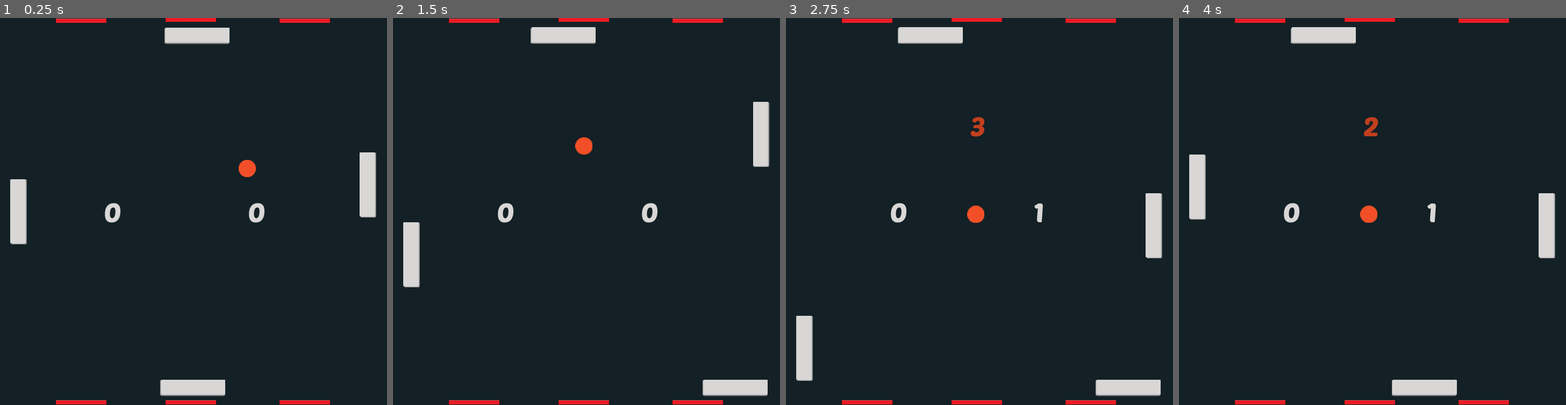
Above: before the commit, frames 1-4 (left to right).
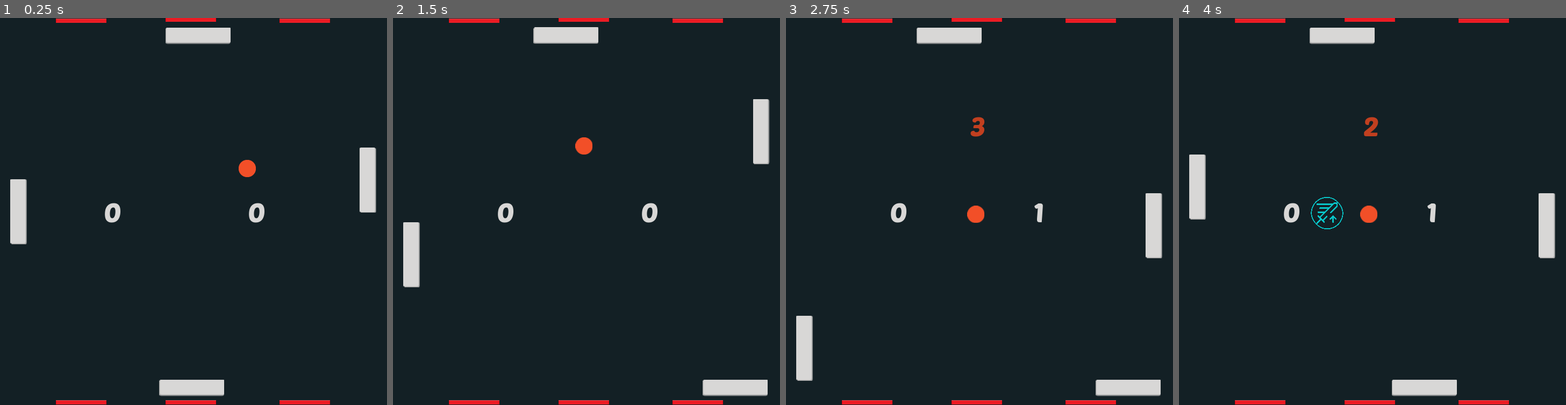
Above: after the commit, the same moments.

Repository: liamb09/Algebra-2-Final-Project-Games
Game: Godot game, scene res://Level.tscn
The game is run twice, just before and just after one commit, with the same random seed, the same clock (stepped at 60 frames per second) and the same inputs.
Inputs:
- Up to frame 1 (0.25 s): no input
- Up to frame 2 (1.5 s): hold Right (ui_right) 0.53-1.28 s; hold Down (ui_down) from 1.28 s (still down)
- Up to frame 3 (2.75 s): release Down (ui_down) at 2.03 s; hold Right (ui_right) from 2.03 s (still down)
- Up to frame 4 (4 s): release Right (ui_right) at 2.78 s; hold Up (ui_up) 2.78-3.53 s; hold Left (ui_left) from 3.53 s (still down)

The runs differ from the first frame. In frame 1, 0.2% of the frame differs, in the area x 41-98%, y 2-98%; in frame 2, 0.1%; in frame 3, 0.5%; in frame 4, 0.6%, in the area x 28-51%, y 2-55%.

Commit message:
with Powerups

Diff:
--- a/Game 2/Ball.gd
+++ b/Game 2/Ball.gd
@@ -1,7 +1,9 @@
 extends KinematicBody2D
+class_name Ball
 
 var speed = 400
 var velocity = Vector2.ZERO
+var last_touched
 
 func _ready():
 	randomize()
@@ -14,8 +16,48 @@
 		velocity = velocity.bounce(collision_object.normal)
 		#$CollisionSound.play()
 
+		if (collision_object.normal.x) == 1:
+			last_touched = 1
+		if (collision_object.normal.x) == -1:
+			last_touched = 2
+		if (collision_object.normal.y) == 1:
+			last_touched = 3
+		if (collision_object.normal.y) == -1:
+			last_touched = 4
+
+
 func stop_ball():
 	speed = 0
 
 func restart_ball():
 	speed = 400
+
+func paddle_hit():
+	if (last_touched == 1):
+		get_tree().call_group('OppGroup','powerupChangeSpeed')
+	if (last_touched == 2):
+		get_tree().call_group('PlayerGroup','powerupChangeSpeed')
+	if (last_touched == 4):
+		get_tree().call_group('Opp2Group','powerupChangeSpeed')
+	if (last_touched == 3):
+		get_tree().call_group('Player2Group','powerupChangeSpeed')
+
+func paddle_hit_one():
+	if (last_touched == 2):
+		get_tree().call_group('OppGroup','powerupIncreaseSpeed')
+	if (last_touched == 1):
+		get_tree().call_group('PlayerGroup','powerupIncreaseSpeed')
+	if (last_touched == 3):
+		get_tree().call_group('Opp2Group','powerupIncreaseSpeed')
+	if (last_touched == 4):
+		get_tree().call_group('Player2Group','powerupIncreaseSpeed')
+
+func paddle_hit_two():
+	if (last_touched == 1):
+		get_tree().call_group('OppGroup','freezePow')
+	if (last_touched == 2):
+		get_tree().call_group('PlayerGroup','freezePow')
+	if (last_touched == 4):
+		get_tree().call_group('Opp2Group','freezePow')
+	if (last_touched == 3):
+		get_tree().call_group('Player2Group','freezePow')
--- a/Game 2/Level.gd
+++ b/Game 2/Level.gd
@@ -2,6 +2,14 @@
 
 var PlayerScore = 0
 var OpponentScore = 0
+var preloadedPowerups = [
+	preload("res://powerup.tscn"),
+	preload("res://PowerUps/OpponentSpeedPow.tscn"),
+	preload("res://PowerUps/IncreaseSpeedPow.tscn"),
+	preload("res://PowerUps/FreezePowerup.tscn")
+]
+
+var timer = 0
 
 func _ready():
 	$CountdownLabel.visible = false
@@ -9,6 +17,7 @@
 	$Opponent.position.x = 720 - 35
 	$Player2.position.y = 720-50
 	$Opponent2.position.y = 15
+	$Opponent2.position.x = 420
 
 func _on_Left_body_entered(body):
 	$Ball.position = Vector2(360,360)
@@ -18,6 +27,9 @@
 	$CountdownLabel.visible = true
 	$Player.position.x = 35
 	$Opponent.position.x = 720 - 35
+	$Player2.position.y = 720-50
+	$Opponent2.position.y = 15
+	$Opponent2.position = Vector2(420+40,15)
 	#$ScoreSound.play()
 
 func _on_Right_body_entered(body):
@@ -28,6 +40,9 @@
 	$CountdownLabel.visible = true
 	$Player.position.x = 35
 	$Opponent.position.x = 720 - 35
+	$Player2.position.y = 720-50
+	$Opponent2.position.y = 15
+	$Opponent2.position = Vector2(420+40,15)
 	#$ScoreSound.play()
 
 func _on_Up_body_entered(body):
@@ -38,6 +53,9 @@
 	$CountdownLabel.visible = true
 	$Player.position.x = 35
 	$Opponent.position.x = 720 - 35
+	$Player2.position.y = 720-50
+	$Opponent2.position.y = 15
+	$Opponent2.position = Vector2(420+40,15)
 	#$ScoreSound.play()
 
 
@@ -49,13 +67,34 @@
 	$CountdownLabel.visible = true
 	$Player.position.x = 35
 	$Opponent.position.x = 720 - 35
+	$Player2.position.y = 720-50
+	$Opponent2.position.y = 15
+	$Opponent2.position = Vector2(420+40,15)
 	#$ScoreSound.play()
 
 func _process(delta):
 	$PlayerScore.text = str(PlayerScore)
 	$OpponentScore.text = str(OpponentScore)
 	$CountdownLabel.text = str(int($CountdownTimer.time_left) + 1)
+	timer += 1
+	if timer == 200:
+		var powerupPreload = preloadedPowerups[randi() % preloadedPowerups.size()]
+		var powerupInstance = powerupPreload.instance()
+		randomize()
+		var x_range = Vector2(50, 200)
+		var y_range = Vector2(-50, 200)
+		var random_x = randi() % int(x_range[1]- x_range[0]) + 1 + x_range[0]
+		var random_y =  randi() % int(y_range[1]-y_range[0]) + 1 + y_range[0]
+		var random_pos = Vector2(random_x, random_y)
+		powerupInstance.position = random_pos
+		add_child(powerupInstance)
+		timer = 0
+	if (PlayerScore == 2) or (OpponentScore == 2):
+		cut_scene()
 
 func _on_CountdownTimer_timeout():
 	get_tree().call_group('BallGroup','restart_ball')
 	$CountdownLabel.visible = false
+
+func cut_scene():
+	get_tree().change_scene("res://PowerUps/GameOver.tscn")
--- a/Game 2/Level.tscn
+++ b/Game 2/Level.tscn
@@ -9,6 +9,10 @@
 [ext_resource path="res://Opponent2.tscn" type="PackedScene" id=7]
 [ext_resource path="res://Player2.tscn" type="PackedScene" id=8]
 [ext_resource path="res://Assets/My project-1-2.png" type="Texture" id=9]
+[ext_resource path="res://PowerUps.tscn" type="PackedScene" id=10]
+[ext_resource path="res://PowerUps/OpponentSpeedPow.tscn" type="PackedScene" id=11]
+[ext_resource path="res://PowerUps/IncreaseSpeedPow.tscn" type="PackedScene" id=12]
+[ext_resource path="res://PowerUps/FreezePowerup.tscn" type="PackedScene" id=13]
 
 [sub_resource type="DynamicFont" id=3]
 size = 50
@@ -83,6 +87,11 @@
 custom_fonts/font = SubResource( 5 )
 text = "0"
 
+[node name="Powerup" parent="." instance=ExtResource( 10 )]
+visible = false
+position = Vector2( 373, 308 )
+scale = Vector2( 0.4, 0.4 )
+
 [node name="Player" parent="." instance=ExtResource( 1 )]
 position = Vector2( 35, 360 )
 
@@ -90,10 +99,10 @@
 position = Vector2( 685, 360 )
 
 [node name="Opponent2" parent="." instance=ExtResource( 7 )]
-position = Vector2( 400, 11 )
+position = Vector2( 420, 13 )
 
 [node name="Player2" parent="." instance=ExtResource( 8 )]
-position = Vector2( 422, 666 )
+position = Vector2( 420, 666 )
 
 [node name="Ball" parent="." instance=ExtResource( 3 )]
 position = Vector2( 360, 360 )
@@ -224,9 +233,23 @@
 [node name="CollisionShape2D" type="CollisionShape2D" parent="Plat4"]
 position = Vector2( 180.875, 5 )
 shape = SubResource( 8 )
+
+[node name="PowerupTime" type="Timer" parent="."]
+wait_time = 4.0
+
+[node name="OpponentSpeedPow" parent="." instance=ExtResource( 11 )]
+visible = false
+position = Vector2( 264, 234 )
+
+[node name="IncreaseSpeedPow" parent="." instance=ExtResource( 12 )]
+visible = false
+
+[node name="FreezePowerup" parent="." instance=ExtResource( 13 )]
+visible = false
 
 [connection signal="body_entered" from="Left" to="." method="_on_Left_body_entered"]
 [connection signal="body_entered" from="Right" to="." method="_on_Right_body_entered"]
 [connection signal="body_entered" from="Up" to="." method="_on_Up_body_entered"]
 [connection signal="body_entered" from="Down" to="." method="_on_Down_body_entered"]
 [connection signal="timeout" from="CountdownTimer" to="." method="_on_CountdownTimer_timeout"]
+[connection signal="timeout" from="PowerupTime" to="." method="_on_PowerupTime_timeout"]
--- a/Game 2/Opponent.gd
+++ b/Game 2/Opponent.gd
@@ -1,10 +1,12 @@
 extends KinematicBody2D
+class_name Opponent
 
-var speed = 600
+var speed = 700
 #Easy is 300 speed
 #Medium is 420 speed
 #Hard is 600 speed
 var ball
+var timer
 
 func _ready():
 	ball = get_parent().find_node("Ball")
@@ -19,3 +21,25 @@
 		if ball.position.y > position.y: return 1
 		else: return -1
 	else: return 0
+
+func powerupChangeSpeed():
+	speed = 200
+	$countdownTimer.start()
+
+
+func _on_countdownTimer_timeout():
+	speed = 700
+
+func powerupIncreaseSpeed():
+	speed = 900
+	$countdownTimer1.start()
+
+func _on_countdownTimer1_timeout():
+	speed = 700
+
+func freezePow():
+	speed = 0
+	$countdownTimer2.start()
+
+func _on_countdownTimer2_timeout():
+	speed = 700
--- a/Game 2/Opponent.tscn
+++ b/Game 2/Opponent.tscn
@@ -6,7 +6,7 @@
 [sub_resource type="RectangleShape2D" id=1]
 extents = Vector2( 14, 60 )
 
-[node name="Opponent" type="KinematicBody2D"]
+[node name="Opponent" type="KinematicBody2D" groups=["OppGroup"]]
 script = ExtResource( 2 )
 
 [node name="Sprite" type="Sprite" parent="."]
@@ -15,3 +15,16 @@
 [node name="CollisionShape2D" type="CollisionShape2D" parent="."]
 position = Vector2( -1, -1 )
 shape = SubResource( 1 )
+
+[node name="countdownTimer" type="Timer" parent="."]
+wait_time = 5.0
+
+[node name="countdownTimer1" type="Timer" parent="."]
+wait_time = 5.0
+
+[node name="countdownTimer2" type="Timer" parent="."]
+wait_time = 5.0
+
+[connection signal="timeout" from="countdownTimer" to="." method="_on_countdownTimer_timeout"]
+[connection signal="timeout" from="countdownTimer1" to="." method="_on_countdownTimer1_timeout"]
+[connection signal="timeout" from="countdownTimer2" to="." method="_on_countdownTimer2_timeout"]
--- a/Game 2/Opponent2.gd
+++ b/Game 2/Opponent2.gd
@@ -1,6 +1,7 @@
 extends KinematicBody2D
+class_name Opponent2
 
-var speed = 600
+var speed = 700
 #Easy is 300 speed
 #Medium is 420 speed
 #Hard is 600 speed
@@ -23,3 +24,24 @@
 		if ball.position.x > position.x: return 1
 		else: return -1
 	else: return 0
+
+func powerupChangeSpeed():
+	speed = 200
+	$countdownTimer.start()
+
+func _on_countdownTimer_timeout():
+	speed = 700
+
+func powerupIncreaseSpeed():
+	speed = 900
+	$countdownTimer1.start()
+
+func _on_countdownTimer1_timeout():
+	speed = 700
+
+func freezePow():
+	speed = 0
+	$countdownTimer2.start()
+
+func _on_countdownTimer2_timeout():
+	speed = 700
--- a/Game 2/Opponent2.tscn
+++ b/Game 2/Opponent2.tscn
@@ -6,8 +6,8 @@
 [sub_resource type="RectangleShape2D" id=1]
 extents = Vector2( 14, 60 )
 
-[node name="Opponent2" type="KinematicBody2D"]
-position = Vector2( 126, 0 )
+[node name="Opponent2" type="KinematicBody2D" groups=["Opp2Group"]]
+position = Vector2( 129, 0 )
 rotation = 1.5708
 script = ExtResource( 2 )
 __meta__ = {
@@ -21,3 +21,16 @@
 [node name="CollisionShape2D" type="CollisionShape2D" parent="."]
 position = Vector2( 17, 63 )
 shape = SubResource( 1 )
+
+[node name="countdownTimer" type="Timer" parent="."]
+wait_time = 5.0
+
+[node name="countdownTimer1" type="Timer" parent="."]
+wait_time = 5.0
+
+[node name="countdownTimer2" type="Timer" parent="."]
+wait_time = 5.0
+
+[connection signal="timeout" from="countdownTimer" to="." method="_on_countdownTimer_timeout"]
+[connection signal="timeout" from="countdownTimer1" to="." method="_on_countdownTimer1_timeout"]
+[connection signal="timeout" from="countdownTimer2" to="." method="_on_countdownTimer2_timeout"]
--- a/Game 2/Player.gd
+++ b/Game 2/Player.gd
@@ -1,4 +1,5 @@
 extends KinematicBody2D
+class_name Player
 
 var speed = 400
 
@@ -11,3 +12,24 @@
 	move_and_slide(velocity * speed)
 
 	position.y = clamp(position.y, 0+50+56, 720-50-56)
+
+func powerupChangeSpeed():
+	speed = 200
+	$countdownTimer.start()
+
+func _on_countdownTimer_timeout():
+	speed = 400
+
+func powerupIncreaseSpeed():
+	speed = 900
+	$countdownTimer1.start()
+
+func _on_countdownTimer1_timeout():
+	speed = 400
+
+func freezePow():
+	speed = 0
+	$countdownTimer2.start()
+
+func _on_countdownTimer2_timeout():
+	speed = 400
--- a/Game 2/Player.tscn
+++ b/Game 2/Player.tscn
@@ -6,7 +6,7 @@
 [sub_resource type="RectangleShape2D" id=1]
 extents = Vector2( 1.844, 9.925 )
 
-[node name="Player" type="KinematicBody2D"]
+[node name="Player" type="KinematicBody2D" groups=["PlayerGroup"]]
 position = Vector2( 23, 66 )
 script = ExtResource( 2 )
 __meta__ = {
@@ -21,3 +21,16 @@
 position = Vector2( -1.752, -1 )
 scale = Vector2( 7.6, 6 )
 shape = SubResource( 1 )
+
+[node name="countdownTimer" type="Timer" parent="."]
+wait_time = 5.0
+
+[node name="countdownTimer1" type="Timer" parent="."]
+wait_time = 5.0
+
+[node name="countdownTimer2" type="Timer" parent="."]
+wait_time = 5.0
+
+[connection signal="timeout" from="countdownTimer" to="." method="_on_countdownTimer_timeout"]
+[connection signal="timeout" from="countdownTimer1" to="." method="_on_countdownTimer1_timeout"]
+[connection signal="timeout" from="countdownTimer2" to="." method="_on_countdownTimer2_timeout"]
--- a/Game 2/Player2.gd
+++ b/Game 2/Player2.gd
@@ -1,4 +1,5 @@
 extends KinematicBody2D
+class_name Player2
 
 var speed = 400
 var screen_size = Vector2.ZERO
@@ -16,3 +17,24 @@
 
 	position += velocity * delta
 	position.x = clamp(position.x, 122+20, 720-20)
+
+func powerupChangeSpeed():
+	speed = 200
+	$countdownTimer.start()
+
+func _on_countdownTimer_timeout():
+	speed = 400
+
+func powerupIncreaseSpeed():
+	speed = 900
+	$countdownTimer1.start()
+
+func _on_countdownTimer1_timeout():
+	speed = 400
+
+func freezePow():
+	speed = 0
+	$countdownTimer2.start()
+
+func _on_countdownTimer2_timeout():
+	speed = 400
--- a/Game 2/Player2.tscn
+++ b/Game 2/Player2.tscn
@@ -6,7 +6,7 @@
 [sub_resource type="RectangleShape2D" id=1]
 extents = Vector2( 14, 59.5 )
 
-[node name="Player2" type="KinematicBody2D"]
+[node name="Player2" type="KinematicBody2D" groups=["Player2Group"]]
 position = Vector2( 126, 0 )
 rotation = 1.5708
 script = ExtResource( 2 )
@@ -21,3 +21,16 @@
 [node name="CollisionShape2D" type="CollisionShape2D" parent="."]
 position = Vector2( 17, 62.5 )
 shape = SubResource( 1 )
+
+[node name="countdownTimer" type="Timer" parent="."]
+wait_time = 5.0
+
+[node name="countdownTimer1" type="Timer" parent="."]
+wait_time = 5.0
+
+[node name="countdownTimer2" type="Timer" parent="."]
+wait_time = 5.0
+
+[connection signal="timeout" from="countdownTimer" to="." method="_on_countdownTimer_timeout"]
+[connection signal="timeout" from="countdownTimer1" to="." method="_on_countdownTimer1_timeout"]
+[connection signal="timeout" from="countdownTimer2" to="." method="_on_countdownTimer2_timeout"]
--- /dev/null
+++ b/Game 2/PlayerSpeedPow.tscn
@@ -0,0 +1,26 @@
+[gd_scene load_steps=4 format=2]
+
+[ext_resource path="res://PowerUps/PlayerSpeedPow.gd" type="Script" id=1]
+[ext_resource path="res://PowerUps/My project-1-2.png" type="Texture" id=2]
+
+[sub_resource type="CircleShape2D" id=1]
+radius = 36.1248
+
+[node name="PlayerSpeedPow" type="Area2D"]
+position = Vector2( -7, -10 )
+scale = Vector2( 0.8, 0.8 )
+script = ExtResource( 1 )
+__meta__ = {
+"_edit_group_": true
+}
+
+[node name="Sprite" type="Sprite" parent="."]
+position = Vector2( 362, 384 )
+scale = Vector2( 0.05, 0.05 )
+texture = ExtResource( 2 )
+
+[node name="CollisionShape2D" type="CollisionShape2D" parent="."]
+position = Vector2( 362, 373 )
+shape = SubResource( 1 )
+
+[connection signal="body_entered" from="." to="." method="_on_Powerup_body_entered"]
--- /dev/null
+++ b/Game 2/PowerUps.tscn
@@ -0,0 +1,17 @@
+[gd_scene load_steps=3 format=2]
+
+[ext_resource path="res://PowerUps/My project-1-2 copy 2.png" type="Texture" id=1]
+
+[sub_resource type="CircleShape2D" id=1]
+radius = 59.0085
+
+[node name="Powerup" type="Area2D"]
+
+[node name="Sprite" type="Sprite" parent="."]
+position = Vector2( 360, 360 )
+scale = Vector2( 0.08, 0.08 )
+texture = ExtResource( 1 )
+
+[node name="CollisionShape2D" type="CollisionShape2D" parent="."]
+position = Vector2( 360, 342 )
+shape = SubResource( 1 )
--- /dev/null
+++ b/Game 2/PowerUps/FreezePowerup.gd
@@ -0,0 +1,15 @@
+extends Area2D
+
+var timeLeft = 0
+var timer = 0
+
+func _process(delta):
+	timeLeft += 1
+	if timeLeft == 200:
+		timeLeft = 0
+		queue_free()
+
+func _on_FreezePowerup_body_entered(body):
+	if "Ball" in body.name:
+		get_tree().call_group('BallGroup','paddle_hit_two')
+		queue_free()
--- /dev/null
+++ b/Game 2/PowerUps/FreezePowerup.tscn
@@ -0,0 +1,25 @@
+[gd_scene load_steps=4 format=2]
+
+[ext_resource path="res://PowerUps/2.png" type="Texture" id=1]
+[ext_resource path="res://PowerUps/FreezePowerup.gd" type="Script" id=2]
+
+[sub_resource type="CircleShape2D" id=1]
+radius = 58.0
+
+[node name="FreezePowerup" type="Area2D"]
+scale = Vector2( 0.5, 0.5 )
+script = ExtResource( 2 )
+__meta__ = {
+"_edit_group_": true
+}
+
+[node name="Sprite" type="Sprite" parent="."]
+position = Vector2( 397, 364 )
+scale = Vector2( 0.08, 0.08 )
+texture = ExtResource( 1 )
+
+[node name="CollisionShape2D" type="CollisionShape2D" parent="."]
+position = Vector2( 397, 346 )
+shape = SubResource( 1 )
+
+[connection signal="body_entered" from="." to="." method="_on_FreezePowerup_body_entered"]
--- /dev/null
+++ b/Game 2/PowerUps/GameOver.gd
@@ -0,0 +1,7 @@
+extends CanvasLayer
+
+func _on_Restart_pressed():
+	get_tree().change_scene("res://Level.tscn")
+
+func _on_Quit_pressed():
+	get_tree().quit()
--- /dev/null
+++ b/Game 2/PowerUps/GameOver.tscn
@@ -0,0 +1,68 @@
+[gd_scene load_steps=9 format=2]
+
+[ext_resource path="res://Assets/PoetsenOne-Regular.ttf" type="DynamicFontData" id=1]
+[ext_resource path="res://PowerUps/GameOver.gd" type="Script" id=2]
+
+[sub_resource type="Theme" id=1]
+
+[sub_resource type="StyleBoxFlat" id=2]
+bg_color = Color( 0.0784314, 0.129412, 0.14902, 1 )
+
+[sub_resource type="Theme" id=3]
+
+[sub_resource type="DynamicFont" id=4]
+size = 100
+font_data = ExtResource( 1 )
+
+[sub_resource type="DynamicFont" id=5]
+size = 50
+font_data = ExtResource( 1 )
+
+[sub_resource type="DynamicFont" id=6]
+size = 50
+font_data = ExtResource( 1 )
+
+[node name="GameOver" type="CanvasLayer"]
+script = ExtResource( 2 )
+
+[node name="PanelContainer" type="PanelContainer" parent="."]
+anchor_right = 1.0
+anchor_bottom = 1.0
+theme = SubResource( 1 )
+custom_styles/panel = SubResource( 2 )
+
+[node name="MarginContainer" type="MarginContainer" parent="PanelContainer"]
+margin_right = 720.0
+margin_bottom = 720.0
+
+[node name="Rows" type="VBoxContainer" parent="PanelContainer/MarginContainer"]
+margin_right = 720.0
+margin_bottom = 720.0
+theme = SubResource( 3 )
+
+[node name="Title" type="Label" parent="PanelContainer/MarginContainer/Rows"]
+margin_top = 125.0
+margin_right = 720.0
+margin_bottom = 245.0
+custom_fonts/font = SubResource( 4 )
+text = "Game Over"
+align = 1
+
+[node name="Restart" type="Button" parent="PanelContainer/MarginContainer/Rows"]
+margin_left = 180.0
+margin_top = 349.0
+margin_right = 540.0
+margin_bottom = 415.0
+custom_fonts/font = SubResource( 5 )
+text = "Restart"
+
+[node name="Quit" type="Button" parent="PanelContainer/MarginContainer/Rows"]
+margin_left = 180.0
+margin_top = 454.0
+margin_right = 540.0
+margin_bottom = 520.0
+custom_fonts/font = SubResource( 6 )
+text = "Quit"
+
+[connection signal="pressed" from="PanelContainer/MarginContainer/Rows/Restart" to="." method="_on_Restart_pressed"]
+[connection signal="pressed" from="PanelContainer/MarginContainer/Rows/Quit" to="." method="_on_Quit_pressed"]
--- /dev/null
+++ b/Game 2/PowerUps/IncreaseSpeedPow.gd
@@ -0,0 +1,15 @@
+extends Area2D
+
+var timeLeft = 0
+var timer = 0
+
+func _process(delta):
+	timeLeft += 1
+	if timeLeft == 200:
+		timeLeft = 0
+		queue_free()
+
+func _on_IncreaseSpeedPow_body_entered(body):
+	if "Ball" in body.name:
+		get_tree().call_group('BallGroup','paddle_hit_one')
+		queue_free()
--- /dev/null
+++ b/Game 2/PowerUps/IncreaseSpeedPow.tscn
@@ -0,0 +1,25 @@
+[gd_scene load_steps=4 format=2]
+
+[ext_resource path="res://PowerUps/My project-1-2 copy 3.png" type="Texture" id=1]
+[ext_resource path="res://PowerUps/IncreaseSpeedPow.gd" type="Script" id=2]
+
+[sub_resource type="CircleShape2D" id=1]
+radius = 59.0339
+
+[node name="IncreaseSpeedPow" type="Area2D"]
+scale = Vector2( 0.5, 0.5 )
+script = ExtResource( 2 )
+__meta__ = {
+"_edit_group_": true
+}
+
+[node name="Sprite" type="Sprite" parent="."]
+position = Vector2( 397, 364 )
+scale = Vector2( 0.08, 0.08 )
+texture = ExtResource( 1 )
+
+[node name="CollisionShape2D" type="CollisionShape2D" parent="."]
+position = Vector2( 396, 346 )
+shape = SubResource( 1 )
+
+[connection signal="body_entered" from="." to="." method="_on_IncreaseSpeedPow_body_entered"]
--- /dev/null
+++ b/Game 2/PowerUps/OpponentSpeedPow.gd
@@ -0,0 +1,15 @@
+extends Area2D
+
+var timeLeft = 0
+var timer = 0
+
+func _process(delta):
+	timeLeft += 1
+	if timeLeft == 200:
+		timeLeft = 0
+		queue_free()
+
+func _on_OpponentSpeedPow_body_entered(body):
+	if "Ball" in body.name:
+		get_tree().call_group('BallGroup','paddle_hit')
+		queue_free()
--- /dev/null
+++ b/Game 2/PowerUps/OpponentSpeedPow.tscn
@@ -0,0 +1,25 @@
+[gd_scene load_steps=4 format=2]
+
+[ext_resource path="res://PowerUps/My project-1-4.png" type="Texture" id=1]
+[ext_resource path="res://PowerUps/OpponentSpeedPow.gd" type="Script" id=2]
+
+[sub_resource type="CircleShape2D" id=1]
+radius = 60.075
+
+[node name="OpponentSpeedPow" type="Area2D"]
+scale = Vector2( 0.5, 0.5 )
+script = ExtResource( 2 )
+__meta__ = {
+"_edit_group_": true
+}
+
+[node name="Sprite" type="Sprite" parent="."]
+position = Vector2( 397, 364 )
+scale = Vector2( 0.08, 0.08 )
+texture = ExtResource( 1 )
+
+[node name="CollisionShape2D" type="CollisionShape2D" parent="."]
+position = Vector2( 398, 347 )
+shape = SubResource( 1 )
+
+[connection signal="body_entered" from="." to="." method="_on_OpponentSpeedPow_body_entered"]
--- /dev/null
+++ b/Game 2/PowerUps/PlayerSpeedPow.gd
@@ -0,0 +1,14 @@
+extends Area2D
+
+var timeLeft = 0
+
+func _on_Powerup_body_entered(body):
+	if "Ball" in body.name:
+		body.speed = 600
+		queue_free()
+
+func _process(delta):
+	timeLeft += 1
+	if timeLeft == 200:
+		timeLeft = 0
+		queue_free()
--- /dev/null
+++ b/Game 2/PowerUps/powerup.gd
@@ -0,0 +1,14 @@
+extends Area2D
+
+var timeLeft = 0
+
+func _on_Powerup_body_entered(body):
+	if "Ball" in body.name:
+		body.speed = 600
+		queue_free()
+
+func _process(delta):
+	timeLeft += 1
+	if timeLeft == 200:
+		timeLeft = 0
+		queue_free()
--- /dev/null
+++ b/Game 2/Powerup.gd
@@ -0,0 +1,14 @@
+extends Area2D
+
+var timeLeft = 0
+
+func _on_Powerup_body_entered(body):
+	if "Ball" in body.name:
+		body.speed = 600
+		queue_free()
+
+func _process(delta):
+	timeLeft += 1
+	if timeLeft == 200:
+		timeLeft = 0
+		queue_free()
--- /dev/null
+++ b/Game 2/Powerup.tscn
@@ -0,0 +1,26 @@
+[gd_scene load_steps=4 format=2]
+
+[ext_resource path="res://PowerUps/My project-1-2 copy 2.png" type="Texture" id=1]
+[ext_resource path="res://Powerup.gd" type="Script" id=2]
+
+[sub_resource type="CircleShape2D" id=1]
+radius = 36.1248
+
+[node name="PlayerSpeedPow" type="Area2D"]
+position = Vector2( -7, -10 )
+scale = Vector2( 0.8, 0.8 )
+script = ExtResource( 2 )
+__meta__ = {
+"_edit_group_": true
+}
+
+[node name="Sprite" type="Sprite" parent="."]
+position = Vector2( 362, 384 )
+scale = Vector2( 0.05, 0.05 )
+texture = ExtResource( 1 )
+
+[node name="CollisionShape2D" type="CollisionShape2D" parent="."]
+position = Vector2( 362, 373 )
+shape = SubResource( 1 )
+
+[connection signal="body_entered" from="." to="." method="_on_Powerup_body_entered"]
--- a/Game 2/project.godot
+++ b/Game 2/project.godot
@@ -7,6 +7,40 @@
 ;   param=value ; assign values to parameters
 
 config_version=4
+
+_global_script_classes=[ {
+"base": "KinematicBody2D",
+"class": "Ball",
+"language": "GDScript",
+"path": "res://Ball.gd"
+}, {
+"base": "KinematicBody2D",
+"class": "Opponent",
+"language": "GDScript",
+"path": "res://Opponent.gd"
+}, {
+"base": "KinematicBody2D",
+"class": "Opponent2",
+"language": "GDScript",
+"path": "res://Opponent2.gd"
+}, {
+"base": "KinematicBody2D",
+"class": "Player",
+"language": "GDScript",
+"path": "res://Player.gd"
+}, {
+"base": "KinematicBody2D",
+"class": "Player2",
+"language": "GDScript",
+"path": "res://Player2.gd"
+} ]
+_global_script_class_icons={
+"Ball": "",
+"Opponent": "",
+"Opponent2": "",
+"Player": "",
+"Player2": ""
+}
 
 [application]
 
Not shown: 1 places in Game 2/Level.tscn that only renumber resources
Binary file added: Game 2/PowerUps/1.png
Not shown, added: Game 2/PowerUps/1.png.import
Binary file added: Game 2/PowerUps/2.png
Not shown, added: Game 2/PowerUps/2.png.import
Binary file added: Game 2/PowerUps/My project-1-2 copy 2.png
Not shown, added: Game 2/PowerUps/My project-1-2 copy 2.png.import
Binary file added: Game 2/PowerUps/My project-1-2 copy 3.png
Not shown, added: Game 2/PowerUps/My project-1-2 copy 3.png.import
Binary file added: Game 2/PowerUps/My project-1-2 copy.png
Not shown, added: Game 2/PowerUps/My project-1-2 copy.png.import
Binary file added: Game 2/PowerUps/My project-1-2.png
(and 11 more such lines)
